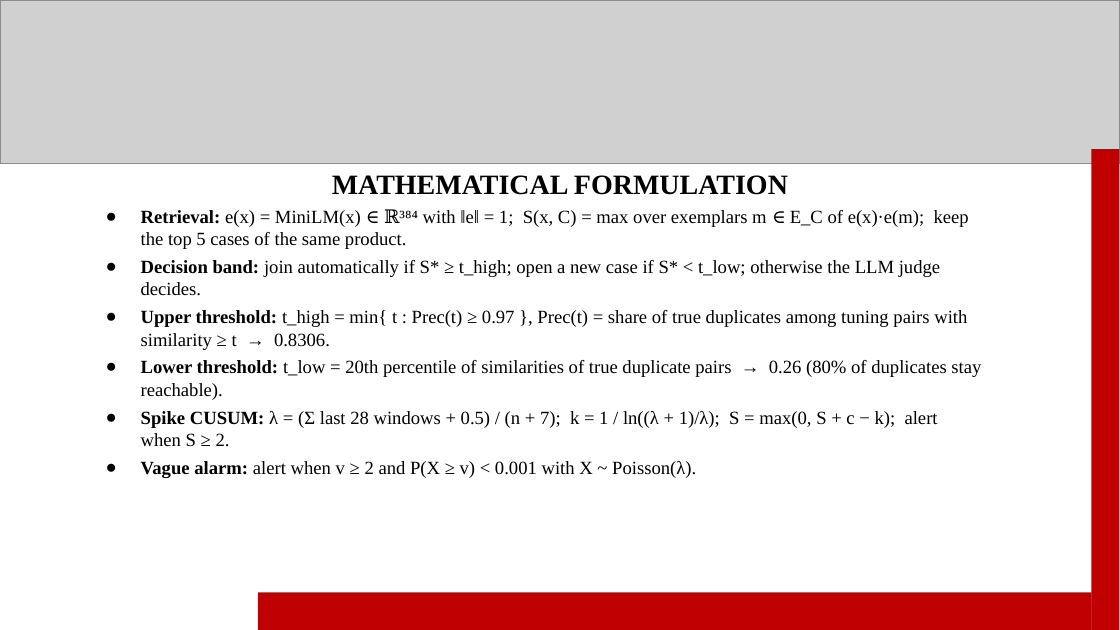
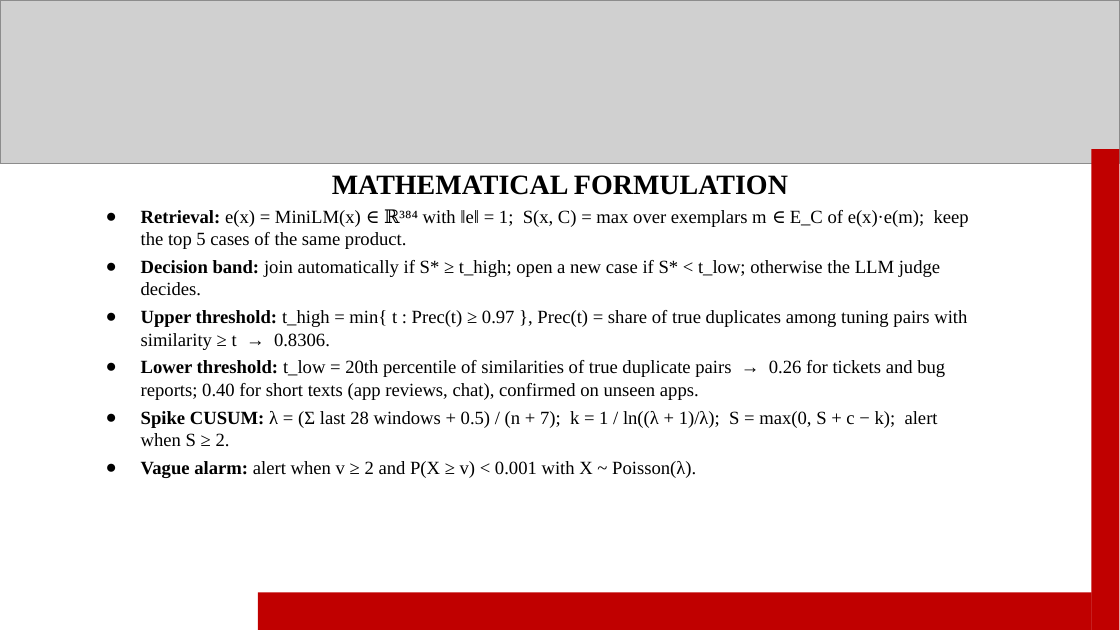
Before and after one commit to sanyyyyoo/InsightDesk, a slide deck: slide 11 of reports/ppt/InsightDesk_final.pptx. Drawn at 1120x630 pixels with LibreOffice and Linux fonts; fonts in the diff are those of the drawing; grey boxes stand for pictures. Boxes give left, top, right and bottom in pixels: in the first picture for what was removed or moved away, otherwise in the second. Text is boxed around its words. In the diff, an @@ line names an element or a change of style, - is before the commit and + after.

```diff
--- a/reports/ppt/InsightDesk_final.pptx
+++ b/reports/ppt/InsightDesk_final.pptx
@@ text at (141, 360, 945, 400): text changed @@
-● Lower threshold: t_low = 20th percentile of similarities of true duplicate pairs → 0.26 (80% of duplicates stay reachable).
+● Lower threshold: t_low = 20th percentile of similarities of true duplicate pairs → 0.26 for tickets and bug reports; 0.40 for short texts (app reviews, chat), confirmed on unseen apps.
```
Also in this commit, not shown: 11 other slides changed, 4 other files.
